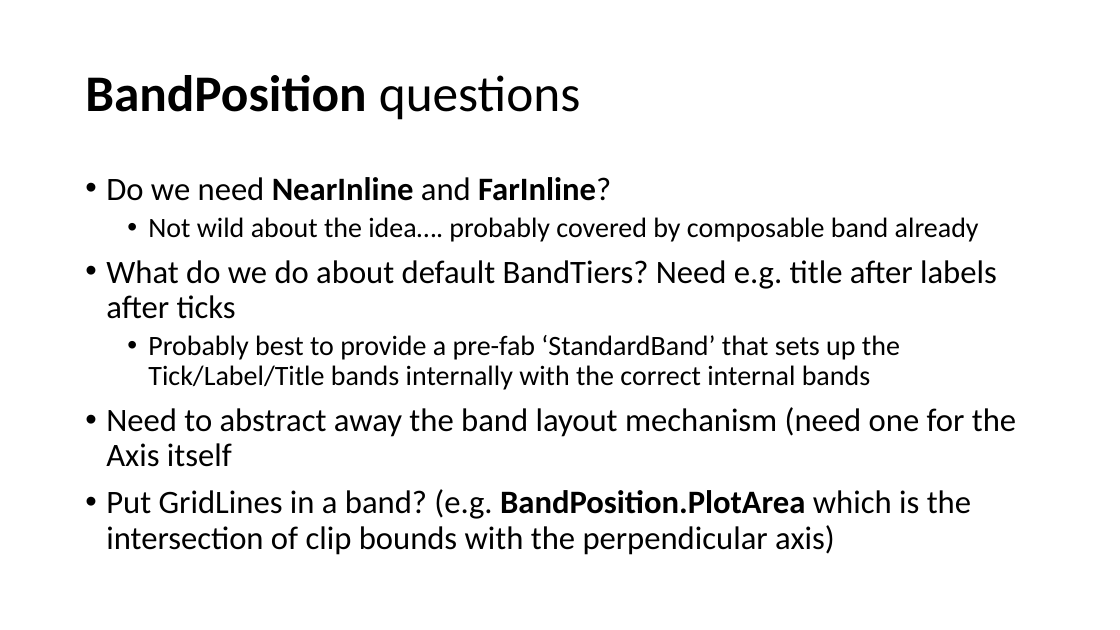
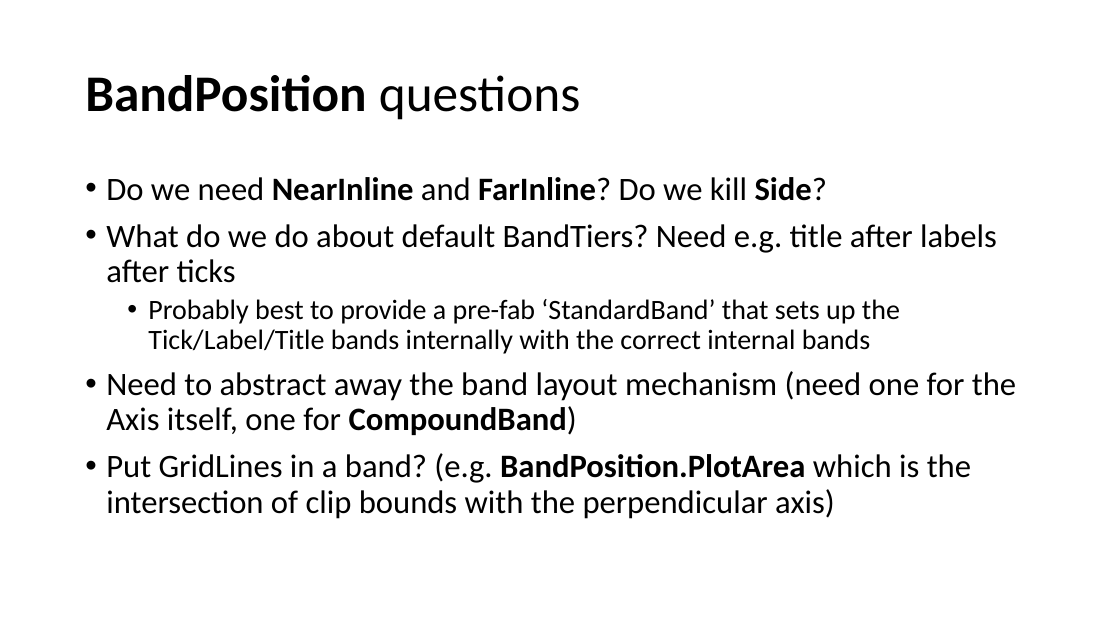
Before and after one commit to VisualMelon/oxyplot, a slide deck: slide 19 of Source/OxyPlot/Axes/ComposableAxis/Composable Axis.pptx (slide 15 before the commit). Drawn at 1120x630 pixels with LibreOffice and Linux fonts; fonts in the diff are those of the drawing. Boxes give left, top, right and bottom in pixels: in the first picture for what was removed or moved away, otherwise in the second. Text is boxed around its words. In the diff, an @@ line names an element or a change of style, - is before the commit and + after.

```diff
--- a/Source/OxyPlot/Axes/ComposableAxis/Composable Axis.pptx
+++ b/Source/OxyPlot/Axes/ComposableAxis/Composable Axis.pptx
@@ text at box(106, 177, 827, 201): text changed; size 24 to 28 pt; bold on @@
-• Do we need NearInline and FarInline?
-  • Not wild about the idea…. probably covered by composable band already
+• Do we need NearInline and FarInline? Do we kill Side?
@@ text at box(106, 371, 1016, 435): text changed @@
-• Need to abstract away the band layout mechanism (need one for the Axis itself
+• Need to abstract away the band layout mechanism (need one for the Axis itself, one for CompoundBand)
```
Also in this commit, not shown: 6 other slides changed, 8 slides added.
